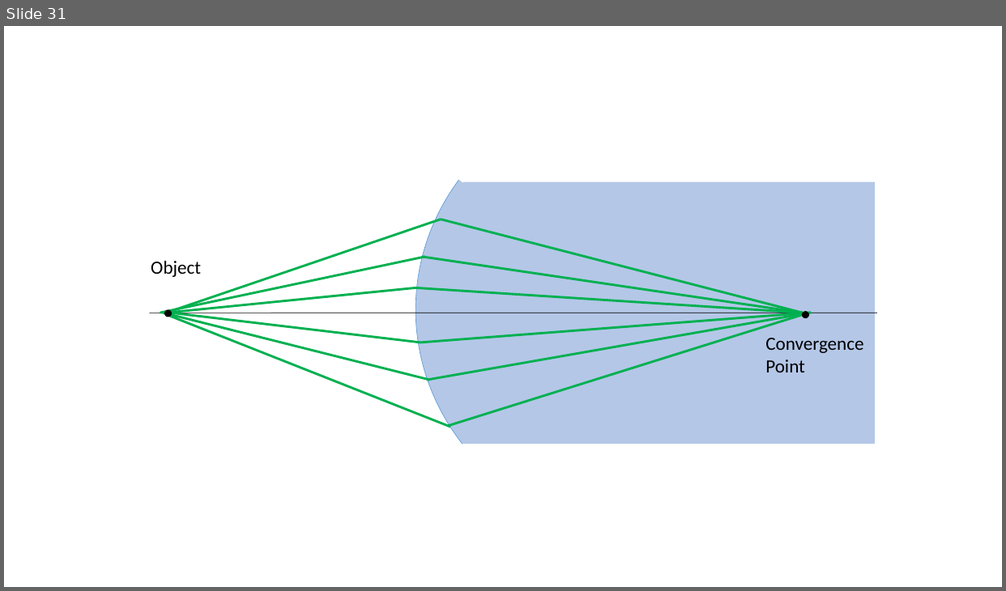
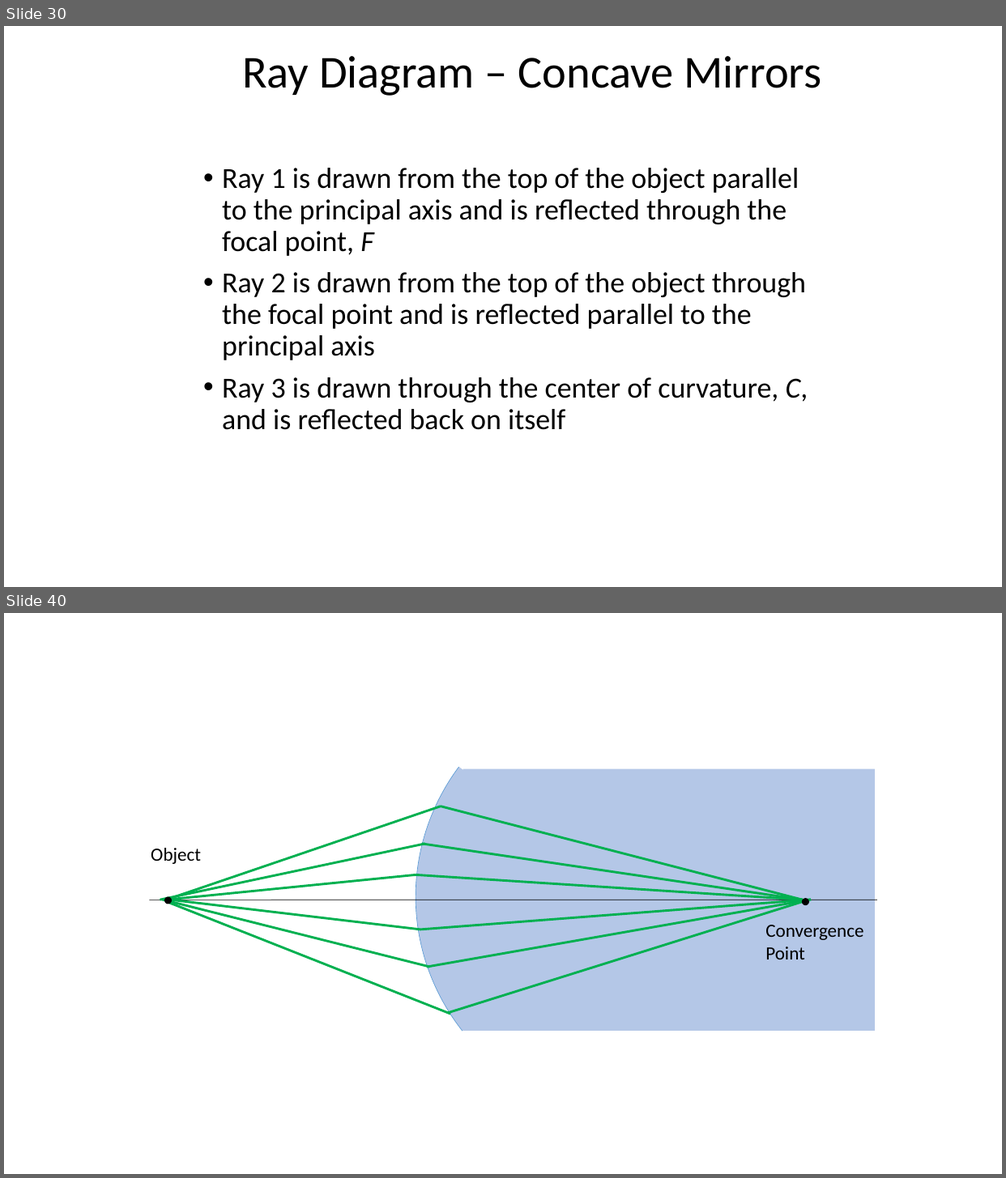
Before and after one commit to rtlines/Introductory-Physics-II, a slide deck: Lecture_Slides/PH 123 Lecture 16.pptx. Shown one above the other, each under a label of ours: slide 31 before the commit, slides 30 and 40 after it; the slides between them are not shown. The pictures are 1006x591 and 1006x1178 pixels, drawn with LibreOffice and Linux fonts; fonts in the diff are those of the drawing. Boxes give left, top, right and bottom in pixels: in the first picture for what was removed or moved away, otherwise in the second. Text is boxed around its words. In the diff, an @@ line names an element or a change of style, - is before the commit and + after.

```diff
--- a/Lecture_Slides/PH 123 Lecture 16.pptx
+++ b/Lecture_Slides/PH 123 Lecture 16.pptx
@@ slide 30 added at bbox=[4, 26, 1002, 587], background #FFFFFF @@
@@ title added at bbox=[242, 56, 821, 96], 44 pt, text #000000 @@
+Ray Diagram – Concave Mirrors
@@ text added at bbox=[222, 168, 808, 430], 28 pt, text #000000 @@
+• Ray 1 is drawn from the top of the object parallel to the principal axis and is reflected through the focal point, F
+• Ray 2 is drawn from the top of the object through the focal point and is reflected parallel to the principal axis
+• Ray 3 is drawn through the center of curvature, C, and is reflected back on itself
@@ what was slide 31 is now slide 40 @@
```
Also in this commit, not shown: 44 other slides added, 10 other files.
